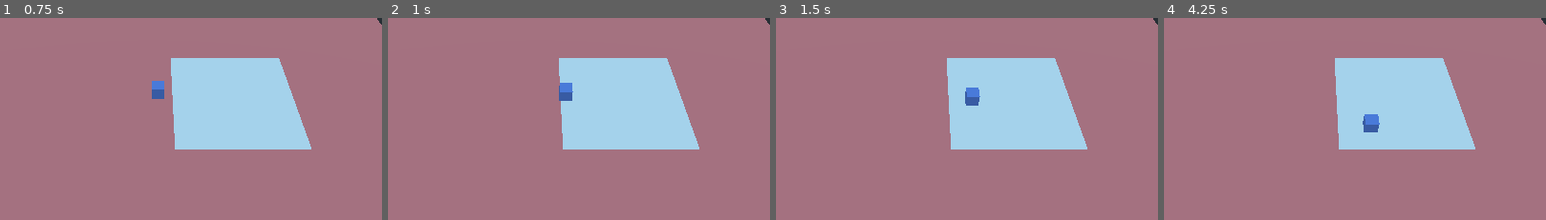
Above: before the commit, frames 1-4 (left to right).
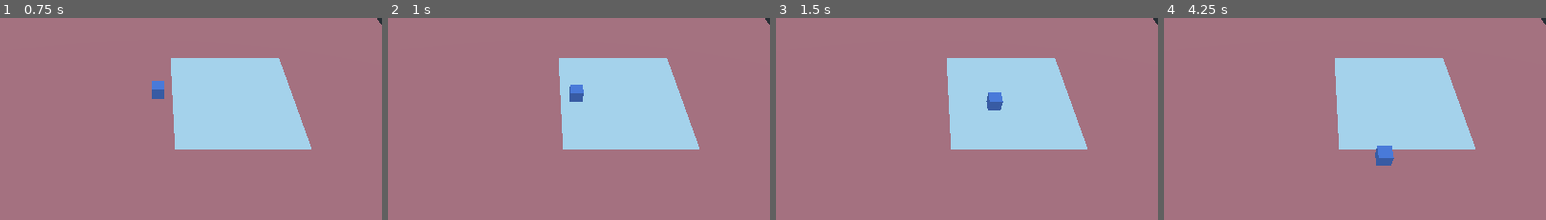
Above: after the commit, the same moments.

Repository: truongaaron/IceBanelingCopyCat
Game: Godot game, scene res://World.tscn
The game is run twice, just before and just after one commit, with the same random seed, the same clock (stepped at 60 frames per second) and the same inputs.
Inputs (mouse positions are % of the whole screen's width and height, from its top left):
- Up to frame 1 (0.75 s): tap Enter at 0.5 s; move the mouse to (72, 39) at 0.52 s; right-click (72, 39) at 0.6 s; click (72, 39) at 0.67 s
- Up to frame 2 (1 s): no input
- Up to frame 3 (1.5 s): move the mouse to (30, 50) at 1.27 s; right-click (30, 50) at 1.35 s; click (30, 50) at 1.42 s
- Up to frame 4 (4.25 s): move the mouse to (60, 21) at 2.02 s; right-click (60, 21) at 2.1 s; click (60, 21) at 2.17 s; move the mouse to (45, 67) at 2.77 s; right-click (45, 67) at 2.85 s; click (45, 67) at 2.92 s; move the mouse to (80, 61) at 3.52 s; right-click (80, 61) at 3.6 s; click (80, 61) at 3.67 s
The pictures show only the part of the screen within x 30-80%, y 15-64%; the shares and areas given below are measured in that part.

Frame 1 is identical in both runs. In frame 2, 0.5% of the frame differs, in the area x 44-52%, y 32-42%; in frame 3, 0.7%; in frame 4, 0.8%, in the area x 52-61%, y 47-74%.

Commit message:
Got steering kinda working

Diff:
--- a/SummProj/CameraBase.gd
+++ b/SummProj/CameraBase.gd
@@ -2,6 +2,7 @@
 
 const ray_length = 1000
 onready var cam = $Camera
+var mouse_pos = Vector3(0,0,0)
 
 func _process(delta):
 	var m_pos = get_viewport().get_mouse_position()
--- a/SummProj/Player.gd
+++ b/SummProj/Player.gd
@@ -13,6 +13,16 @@
 
 export var maxspeed = 4
 export var maxforce = .1
+var entered_ice = false
+var x = 0
+var y = 0
+
+func _input(event):
+	if event is InputEventMouseButton:
+		x = event.position.x
+		y = event.position.y
+		seek(Vector3(x, y, 0))
+		update()
 
 func _process(delta):
 	pass
@@ -20,13 +30,16 @@
 func _physics_process(delta):
 	if path_ind < path.size():
 		var move_vec = (path[path_ind] - global_transform.origin)
+		location = (path[path_ind] - global_transform.origin)
 		if move_vec.length() < 0.1:
 			path_ind += 1
 		else:
-			move_and_slide(move_vec.normalized() * move_speed, Vector3(0, 1, 0))
+			if entered_ice:
+				move_and_slide(location, Vector3(0, 1, 0))
+			else:
+				move_and_slide(move_vec.normalized() * move_speed, Vector3(0, 1, 0))
 
 func move_to(target_pos):
-	# seek(target_pos)
 	path = nav.get_simple_path(global_transform.origin, target_pos)
 	path_ind = 0
 
@@ -61,8 +74,9 @@
 
 func _on_IceFloor_body_entered(body):
 	if body.name == "Player":
-		move_speed = 5
+		entered_ice = true
 
 func _on_IceFloor_body_exited(body):
 	if body.name == "Player":
+		entered_ice = false
 		move_speed = 8
--- a/SummProj/World.tscn
+++ b/SummProj/World.tscn
@@ -26,7 +26,6 @@
 [node name="World" type="Spatial"]
 
 [node name="CamBase" type="Spatial" parent="."]
-editor/display_folded = true
 transform = Transform( 1, 0, 0, 0, 0.592086, 0.805875, 0, -0.805875, 0.592086, 0, 0, 0 )
 script = ExtResource( 1 )
 
@@ -42,6 +41,8 @@
 collision_layer = 3
 collision_mask = 3
 script = ExtResource( 2 )
+maxspeed = 20
+maxforce = 0.5
 
 [node name="CollisionShape" type="CollisionShape" parent="Navigation/Player"]
 transform = Transform( 0.493019, 0, 0, 0, 0.493019, 0, 0, 0, 0.493019, 0, 0.660079, 0 )
